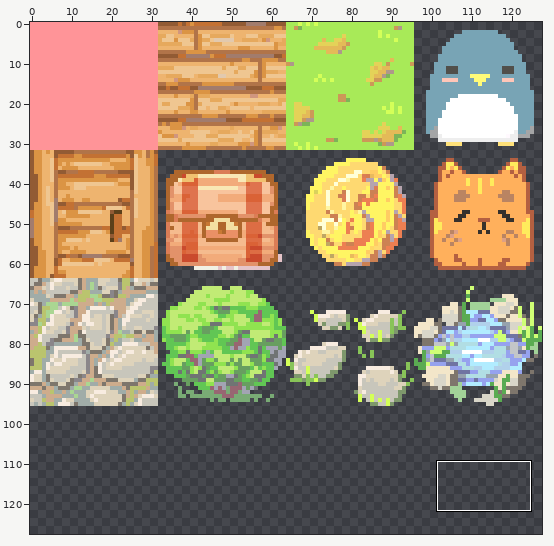
A sprite sheet gets an edit: assets/Tiles.png. Above, an overview of the earlier version with the close-up marked.
Close-up. As it was:
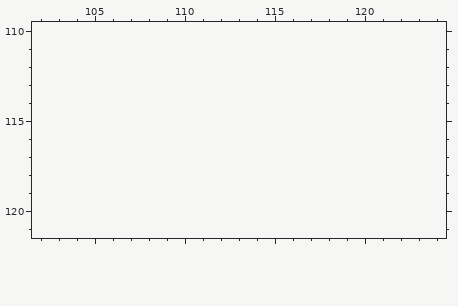
The file is 128x96 pixels. Colours within 5 levels of each other are drawn and written as one. Shown: x 102..124, y 110..121. The old version is drawn lined up with the new one, on the new canvas. The commit also changed other parts of the picture, which this record leaves out.
After the commit:
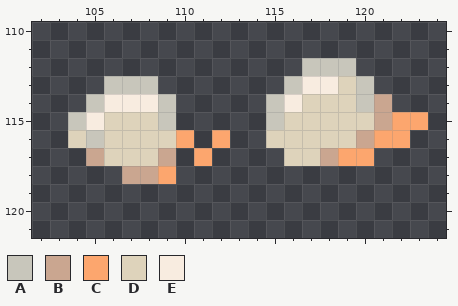
Palette (. is transparent): A #c8c6bb  B #caa690  C #fca66e  D #ded3bb  E #f8ece0
The edit:
canvas 128x96 -> 128x128
y 112: x 117..119 ... -> AAA
y 113: x 106..108 ... -> AAA; x 116..120 ..... -> AEEDA
y 114: x 105..109 ..... -> AEEEA; x 115..121 ....... -> AEDDDAB
y 115: x 104..109 ...... -> AEDDDA; x 115..123 ......... -> ADDDDDBCC
y 116: x 104..110 ....... -> DADDDDC; x 112 . -> C; x 115..122 ........ -> DDDDDBCC
y 117: x 105..109 ..... -> BDDDB; x 111 . -> C; x 116..120 ..... -> DDBCC
y 118: x 107..109 ... -> BBC
Boxes around the changes in both close-ups, in picture pixels (x1, y1, x2, y2):
added: (68, 58, 428, 184)
